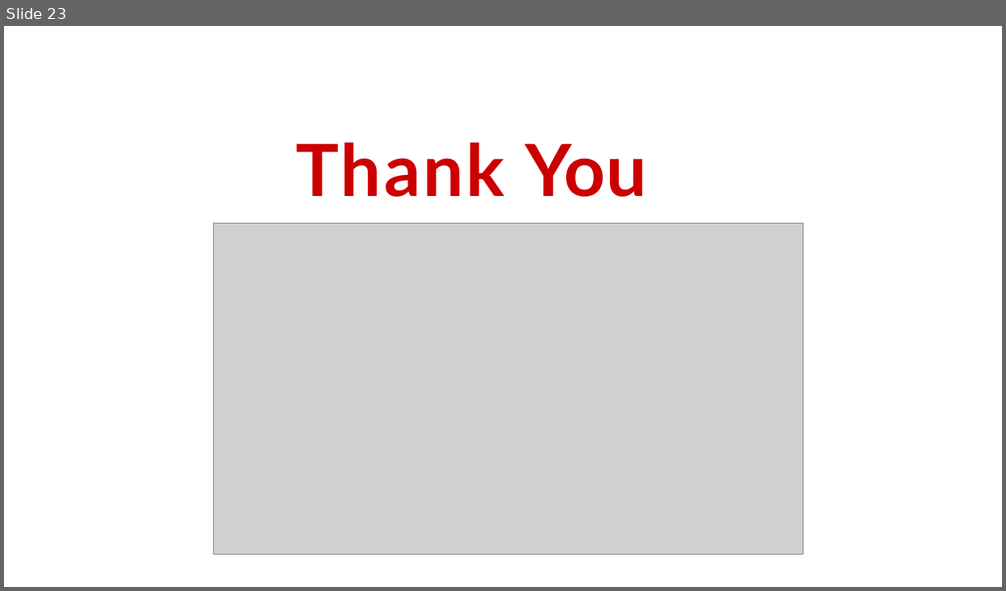
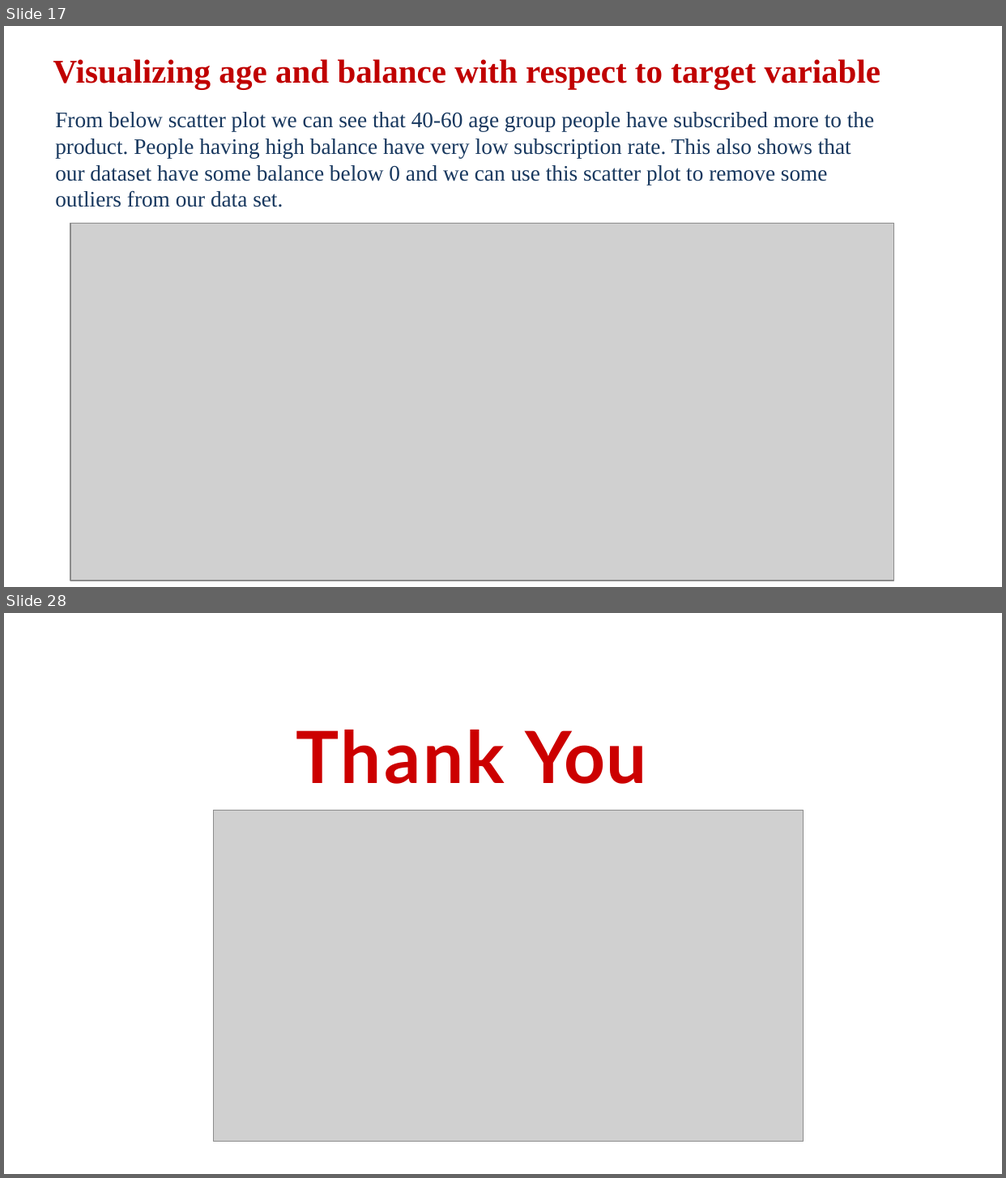
Before and after one commit to AnnayanB/SupervisedML_BankMarketingCampaigns, a slide deck: Presentation-Bank Marketing Effectiveness Prediction.pptx.pptx. Shown one above the other, each under a label of ours: slide 23 before the commit, slides 17 and 28 after it; the slides between them are not shown. The pictures are 1006x591 and 1006x1178 pixels, drawn with LibreOffice and Linux fonts; fonts in the diff are those of the drawing; grey boxes stand for pictures; background and template pictures are left out. Boxes give left, top, right and bottom in pixels: in the first picture for what was removed or moved away, otherwise in the second. Text is boxed around its words. In the diff, an @@ line names an element or a change of style, - is before the commit and + after.

```diff
--- a/Presentation-Bank Marketing Effectiveness Prediction.pptx.pptx
+++ b/Presentation-Bank Marketing Effectiveness Prediction.pptx.pptx
@@ slide 17 added at box(4, 26, 1002, 587), background #FFFFFF @@
@@ text added at box(53, 59, 881, 89), 24 pt, text #C00000, bold @@
+Visualizing age and balance with respect to target variable
@@ text added at box(55, 112, 874, 207), 16 pt, text #17375E @@
+From below scatter plot we can see that 40-60 age group people have subscribed more to the product. People having high balance have very low subscription rate. This also shows that our dataset have some balance below 0 and we can use this scatter plot to remove some outliers from our data set.
@@ picture added at box(71, 224, 894, 581) @@
@@ what was slide 23 is now slide 28 @@
```
Also in this commit, not shown: 18 slides changed, 8 other slides added, 4 slides removed.
